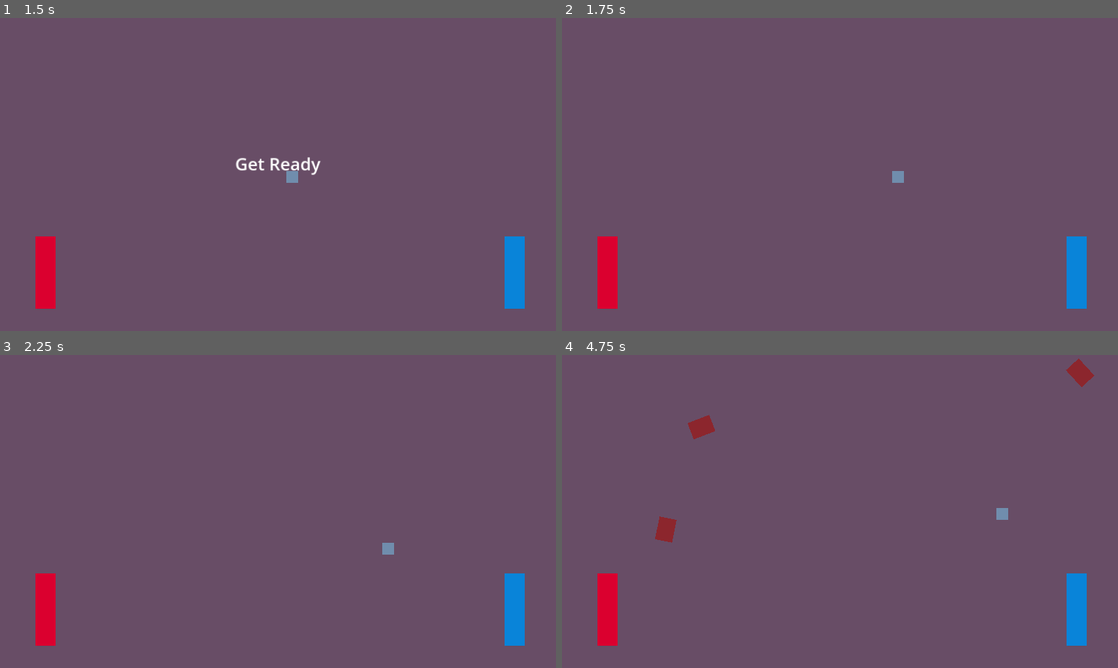
Above: before the commit, frames 1-4 (two rows, left to right).
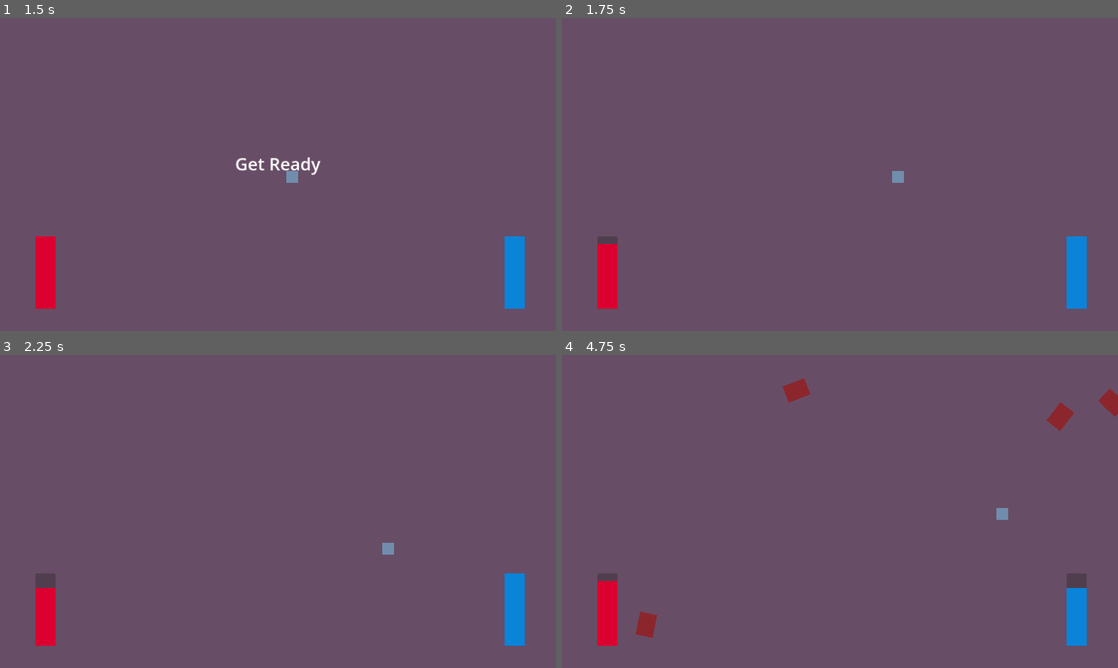
Above: after the commit, the same moments.

Repository: kurilluk/GDSJam23
Game: Godot game, scene res://assets/scenes/Main.tscn
The game is run twice, just before and just after one commit, with the same random seed, the same clock (stepped at 60 frames per second) and the same inputs.
Inputs:
- Up to frame 1 (1.5 s): click "Start" at 0.5 s; tap Enter at 1.25 s; hold D (Right) from 1.28 s (still down); tap 1 (Potion_1) at 1.35 s
- Up to frame 2 (1.75 s): keep holding D (Right); tap 2 (Potion_2) at 1.55 s
- Up to frame 3 (2.25 s): release D (Right) at 2.03 s; hold S (Down) from 2.03 s (still down); tap 2 (Potion_2) at 2.1 s
- Up to frame 4 (4.75 s): tap 3 (Potion_3) at 2.3, 2.85 s; release S (Down) at 2.78 s; hold D (Right) 2.78-3.53 s; tap 4 (Potion_4) at 3.05, 3.6 s; hold W (Up) 3.53-4.28 s; tap 1 (Potion_1) at 3.8, 4.35 s; hold A (Left) from 4.28 s (still down); tap 2 (Potion_2) at 4.55 s

Frame 1 is identical in both runs. In frame 2, less than 0.1% of the frame differs, in the area x 6-10%, y 69-73%; in frame 3, 0.2%; in frame 4, 1.8%, in the area x 6-100%, y 1-91%.

Commit message:
first working prototype

Diff:
--- a/examples/dodge_the_creeps/assets/scenes/Layer.tscn
+++ b/examples/dodge_the_creeps/assets/scenes/Layer.tscn
@@ -4,3 +4,5 @@
 
 [node name="Layer" type="Node2D"]
 script = ExtResource("1_o41cq")
+background_color = Color(0.196078, 0.521569, 0.392157, 1)
+enemy_main_color = Color(0.443137, 0.137255, 0.0941176, 1)
--- a/examples/dodge_the_creeps/assets/scenes/Main.tscn
+++ b/examples/dodge_the_creeps/assets/scenes/Main.tscn
@@ -6,6 +6,7 @@
 [ext_resource type="PackedScene" uid="uid://ccqoreueuxdb7" path="res://assets/scenes/HUD.tscn" id="4"]
 [ext_resource type="AudioStream" uid="uid://q2pf4fr8d0ks" path="res://art/House In a Forest Loop.ogg" id="5"]
 [ext_resource type="AudioStream" uid="uid://dw26fpygeag8o" path="res://art/gameover.wav" id="6"]
+[ext_resource type="PackedScene" uid="uid://da54cmhq2t3to" path="res://assets/scenes/Layer.tscn" id="7_23b4r"]
 
 [sub_resource type="Curve2D" id="1"]
 _data = {
@@ -13,8 +14,10 @@
 }
 point_count = 5
 
-[node name="Main" type="Node"]
+[node name="Main" type="Node" node_paths=PackedStringArray("background", "layers")]
 script = ExtResource("1")
+background = NodePath("Background")
+layers = [NodePath("Layers/Layer"), NodePath("Layers/Layer_swap_x")]
 mob_scene = ExtResource("2")
 
 [node name="HUD" parent="." instance=ExtResource("4")]
@@ -34,15 +37,6 @@
 [node name="Player" parent="." node_paths=PackedStringArray("Game_HUD") instance=ExtResource("3")]
 Game_HUD = NodePath("../HUD")
 
-[node name="MobTimer" type="Timer" parent="."]
-wait_time = 0.5
-
-[node name="ScoreTimer" type="Timer" parent="."]
-
-[node name="StartTimer" type="Timer" parent="."]
-wait_time = 2.0
-one_shot = true
-
 [node name="StartPosition" type="Marker2D" parent="."]
 position = Vector2(890, 549)
 
@@ -57,10 +51,49 @@
 [node name="DeathSound" type="AudioStreamPlayer" parent="."]
 stream = ExtResource("6")
 
+[node name="Layers" type="Node2D" parent="."]
+
+[node name="Layer" parent="Layers" instance=ExtResource("7_23b4r")]
+position = Vector2(81, 568)
+background_color = Color(0.407843, 0.301961, 0.4, 1)
+enemy_main_color = Color(0.54902, 0.14902, 0.176471, 1)
+
+[node name="Layer_swap_x" parent="Layers" instance=ExtResource("7_23b4r")]
+position = Vector2(81, 568)
+enemy_main_color = Color(0.376471, 0.172549, 0.309804, 1)
+input_modification = {
+"Down": Vector2(0, 1),
+"Left": Vector2(1, 0),
+"Right": Vector2(-1, 0),
+"Up": Vector2(0, -1)
+}
+potion_effects_modification = {
+"Potion_1": 2,
+"Potion_2": 3,
+"Potion_3": 1,
+"Potion_4": 0
+}
+
+[node name="Timers" type="Node2D" parent="."]
+
+[node name="MobTimer" type="Timer" parent="Timers"]
+wait_time = 0.35
+
+[node name="ScoreTimer" type="Timer" parent="Timers"]
+
+[node name="StartTimer" type="Timer" parent="Timers"]
+wait_time = 2.0
+one_shot = true
+
+[node name="LayerSwitchTimer" type="Timer" parent="Timers"]
+wait_time = 10.0
+autostart = true
+
 [connection signal="start_game" from="HUD" to="." method="new_game"]
 [connection signal="on_death" from="Player" to="." method="game_over"]
-[connection signal="timeout" from="MobTimer" to="." method="_on_MobTimer_timeout"]
-[connection signal="timeout" from="ScoreTimer" to="." method="_on_ScoreTimer_timeout"]
-[connection signal="timeout" from="StartTimer" to="." method="_on_StartTimer_timeout"]
+[connection signal="timeout" from="Timers/MobTimer" to="." method="_on_MobTimer_timeout"]
+[connection signal="timeout" from="Timers/ScoreTimer" to="." method="_on_ScoreTimer_timeout"]
+[connection signal="timeout" from="Timers/StartTimer" to="." method="_on_StartTimer_timeout"]
+[connection signal="timeout" from="Timers/LayerSwitchTimer" to="." method="_on_layer_switch_timer_timeout"]
 
 [editable path="HUD"]
--- a/examples/dodge_the_creeps/assets/scripts/HUD.gd
+++ b/examples/dodge_the_creeps/assets/scripts/HUD.gd
@@ -25,7 +25,7 @@
 func show_game_over():
 	show_message("Game Over")
 	await $MessageTimer.timeout
-	$MessageLabel.text = "Dodge the\nCreeps"
+	$MessageLabel.text = ""
 	$MessageLabel.show()
 	await get_tree().create_timer(1).timeout
 	$StartButton.show()
--- a/examples/dodge_the_creeps/assets/scripts/Layer.gd
+++ b/examples/dodge_the_creeps/assets/scripts/Layer.gd
@@ -1,6 +1,9 @@
 extends Node
+class_name Layer
 
 @export var background_color: Color
+@export var enemy_main_color: Color
+@export var enemy_off_color: Color
 
 @export var input_modification = {
 	"Left": Vector2.LEFT,
@@ -20,6 +23,12 @@
 	"Potion_4": 3
 }
 
+func get_input_modification():
+	return input_modification
+
+func get_potion_modifications():
+	return potion_effects_modification
+
 # Called when the node enters the scene tree for the first time.
 func _ready():
 	pass # Replace with function body.
--- a/examples/dodge_the_creeps/assets/scripts/Main.gd
+++ b/examples/dodge_the_creeps/assets/scripts/Main.gd
@@ -1,14 +1,18 @@
 extends Node
 
+@export var background: ColorRect
+@export var layers: Array[Layer]
 @export var mob_scene: PackedScene
 var score
+var current_layer
+var enemies: Array[Mob]
 
 func _ready() -> void:
 	pass
 
 func game_over():
-	$ScoreTimer.stop()
-	$MobTimer.stop()
+	$Timers/ScoreTimer.stop()
+	$Timers/MobTimer.stop()
 	$HUD.show_game_over()
 	$Music.stop()
 	#$DeathSound.play()
@@ -17,11 +21,27 @@
 	get_tree().call_group(&"mobs", &"queue_free")
 	score = 0
 	$Player.start($StartPosition.position)
-	$StartTimer.start()
+	$Timers/StartTimer.start()
 	$HUD.update_score(score)
 	$HUD.show_message("Get Ready")
+	set_new_layer(layers[0])
+
 	#$Music.play()
+func set_new_layer(layer: Layer):
+	current_layer = layer
+	background.color = layer.background_color
+	$Player.set_player_inputs(layer.get_input_modification())
+	$Player.set_potion_effects(layer.get_potion_modifications())
 
+	set_enemy_colors(layer.enemy_main_color)
+
+func set_enemy_colors(color):
+	for i in enemies.size():
+		var enemy = enemies[-i-1]
+		if enemy == null:
+			enemies.remove_at(-i-1)
+			break
+		enemy.set_color(color)
 
 func _on_MobTimer_timeout():
 	# Create a new instance of the Mob scene.
@@ -42,9 +62,11 @@
 	mob.rotation = direction
 
 	# Choose the velocity for the mob.
-	var velocity = Vector2(randf_range(450.0, 850.0), 0.0)
+	var velocity = Vector2(randf_range(650.0, 850.0), 0.0)
 	mob.linear_velocity = velocity.rotated(direction)
 
+	mob.set_color(current_layer.enemy_main_color)
+	enemies.append(mob)
 	# Spawn the mob by adding it to the Main scene.
 	add_child(mob)
 
@@ -52,7 +74,16 @@
 	score += 1
 	$HUD.update_score(score)
 
+func _on_StartTimer_timeout():
+	$Timers/MobTimer.start()
+	$Timers/ScoreTimer.start()
 
-func _on_StartTimer_timeout():
-	$MobTimer.start()
-	$ScoreTimer.start()
+func _on_layer_switch_timer_timeout():
+	var new_layer = get_rand_layer()
+	while new_layer == current_layer:
+		new_layer = get_rand_layer()
+	set_new_layer(new_layer)
+
+func get_rand_layer():
+	var rand_layer = layers[randi() % layers.size()]
+	return rand_layer
--- a/examples/dodge_the_creeps/assets/scripts/Mob.gd
+++ b/examples/dodge_the_creeps/assets/scripts/Mob.gd
@@ -1,10 +1,13 @@
 extends RigidBody2D
+class_name Mob
 
 func _ready():
 	$AnimatedSprite2D.play()
 	var mob_types = Array($AnimatedSprite2D.sprite_frames.get_animation_names())
 	$AnimatedSprite2D.animation = mob_types.pick_random()
 
-
 func _on_VisibilityNotifier2D_screen_exited():
 	queue_free()
+
+func set_color(new_color):
+	$ColorRect.color = new_color
--- a/examples/dodge_the_creeps/assets/scripts/Player.gd
+++ b/examples/dodge_the_creeps/assets/scripts/Player.gd
@@ -38,15 +38,23 @@
 	hide()
 
 func _process(delta):
+	handle_movement(delta)
+	handle_potion_inputs()
+
+func handle_movement(delta):
 	var velocity = Vector2.ZERO # The player's movement vector.
-	if Input.is_action_pressed(&"Right"):
-		velocity += player_inputs["Right"]
-	if Input.is_action_pressed(&"Left"):
-		velocity += player_inputs["Left"]
-	if Input.is_action_pressed(&"Down"):
-		velocity += player_inputs["Down"]
-	if Input.is_action_pressed(&"Up"):
-		velocity += player_inputs["Up"]
+	for action in player_inputs:
+		if Input.is_action_pressed(action):
+			velocity += player_inputs[action]
+
+	#if Input.is_action_pressed(&"Right"):
+	#	velocity += player_inputs["Right"]
+	#if Input.is_action_pressed(&"Left"):
+	#	velocity += player_inputs["Left"]
+	#if Input.is_action_pressed(&"Down"):
+	#	velocity += player_inputs["Down"]
+	#if Input.is_action_pressed(&"Up"):
+	#	velocity += player_inputs["Up"]
 
 	if velocity.length() > 0:
 		velocity = velocity.normalized() * SPEED
@@ -67,6 +75,12 @@
 		$AnimatedSprite2D.flip_v = velocity.y > 0
 		$Trail.rotation = PI if velocity.y > 0 else 0
 
+func handle_potion_inputs():
+	for potion_action in potion_input_effects:
+		if Input.is_action_just_pressed(potion_action):
+			var potion_func: Callable = potion_effects[potion_input_effects[potion_action]]
+			potion_func.call()
+
 func set_player_inputs(new_player_inputs):
 	player_inputs = new_player_inputs
 
@@ -83,21 +97,25 @@
 func potion_heal(value):
 	var new_health = clamp(health + value, 0, PLAYER_MAX_HEALTH)
 	Game_HUD.update_health(health, new_health);
+	health = new_health
 	pass
 
 func potion_hurt(value):
 	var new_health = clamp(health - value, 0, PLAYER_MAX_HEALTH)
 	Game_HUD.update_health(health, new_health);
+	health = new_health
 	pass
 
 func potion_gain_mana(value):
 	var new_mana = clamp(mana + value, 0, PLAYER_MAX_MANA)
 	Game_HUD.update_mana(mana, new_mana);
+	mana = new_mana
 	pass
 
 func potion_lose_mana(value):
 	var new_mana = clamp(mana - value, 0, PLAYER_MAX_MANA)
 	Game_HUD.update_mana(mana, new_mana);
+	mana = new_mana
 	pass
 
 
Not shown: 1 places in examples/dodge_the_creeps/assets/scenes/Main.tscn that only renumber resources
Binary file added: examples/dodge_the_creeps/assets/sprites/hud_bars/bottom.png
Not shown, added: examples/dodge_the_creeps/assets/sprites/hud_bars/bottom.png.import
Binary file added: examples/dodge_the_creeps/assets/sprites/hud_bars/mask.png
Not shown, added: examples/dodge_the_creeps/assets/sprites/hud_bars/mask.png.import
Binary file added: examples/dodge_the_creeps/assets/sprites/hud_bars/texture.png
Not shown, added: examples/dodge_the_creeps/assets/sprites/hud_bars/texture.png.import
Binary file added: examples/dodge_the_creeps/assets/sprites/hud_bars/top.png
Not shown, added: examples/dodge_the_creeps/assets/sprites/hud_bars/top.png.import
Binary file added: examples/dodge_the_creeps/assets/sprites/hud_bars/top_new.png
Not shown, added: examples/dodge_the_creeps/assets/sprites/hud_bars/top_new.png.import
